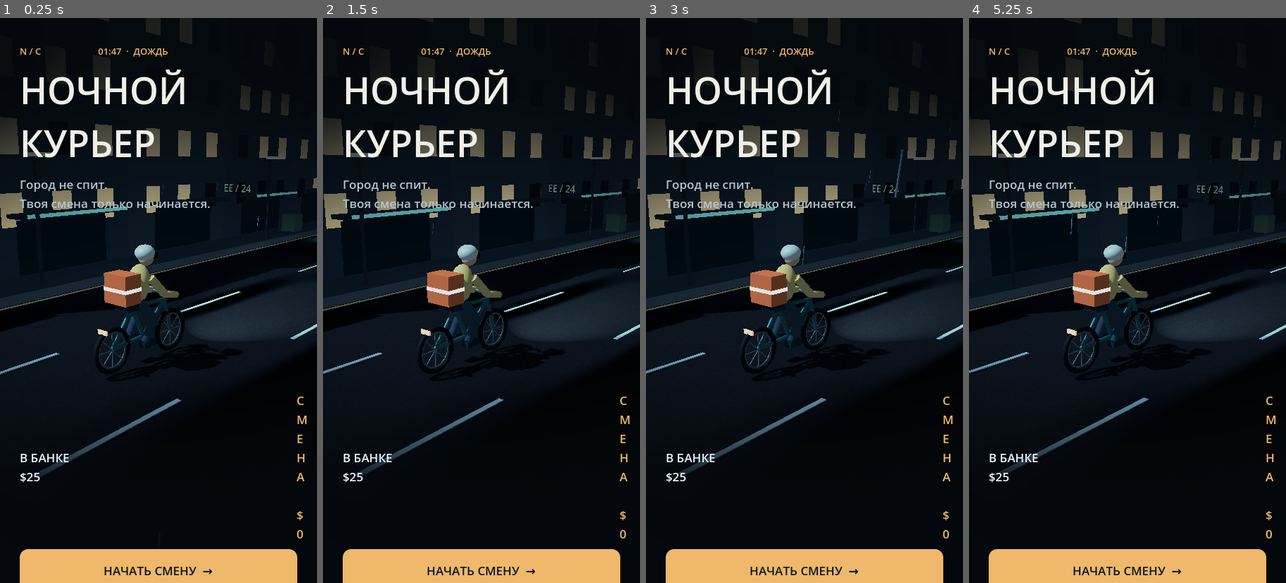
Above: before the commit, frames 1-4 (left to right).
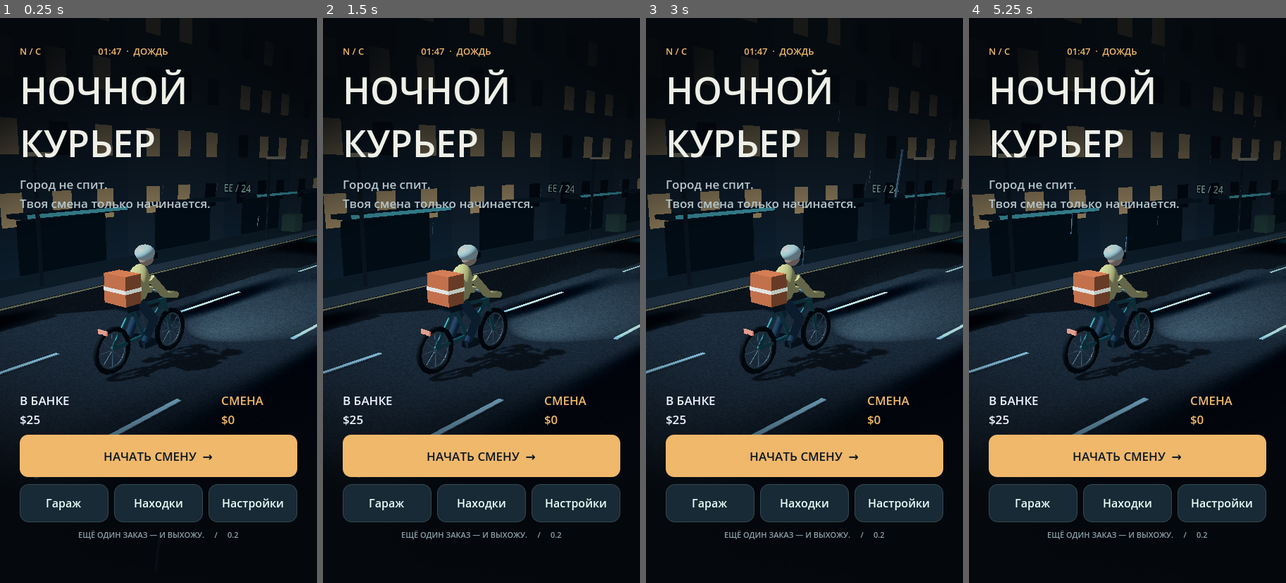
Above: after the commit, the same moments.

Repository: din820553-debug/Game
Game: Godot game, scene res://main.tscn
Same seed, same stepped clock (60 frames per second), same inputs: the game is played once before the commit and once after it.
Inputs (mouse positions are in pixels of both pictures, inside the frame that each line leads up to):
- Up to frame 1 (0.25 s): no input
- Up to frame 2 (1.5 s): click (576, 503) at 0.5 s, where only the run after the commit has a clickable "Настройки"; click (481, 385) at 1.25 s, where only the run after the commit has a clickable "ГОТОВО"
- Up to frame 3 (3 s): click "НАЧАТЬ СМЕНУ →" at 2 s; click "Главное меню" at 2.75 s
- Up to frame 4 (5.25 s): click "НАЧАТЬ СМЕНУ →" at 3.5 s; click "ПОНЯТНО · К ЗАКАЗАМ" at 4.25 s; click "Главное меню" at 5 s

The runs differ from the first frame. In frame 1, 28% of the frame differs, in the area x 0-100%, y 23-100%; in frame 2, 28%, in the area x 0-100%, y 8-100%; in frame 3, 28%; in frame 4, 28%.

Commit message:
Keep home actions on screen and frame courier above touch controls

Diff:
--- a/scripts/city.gd
+++ b/scripts/city.gd
@@ -37,7 +37,7 @@
 	if emission:
 		result.emission_enabled = true
 		result.emission = color
-		result.emission_energy_multiplier = 1.35
+		result.emission_energy_multiplier = 0.70
 	materials[key] = result
 	return result
 
@@ -98,7 +98,7 @@
 	environment.background_color = Color("#081521")
 	environment.ambient_light_source = Environment.AMBIENT_SOURCE_COLOR
 	environment.ambient_light_color = Color("#91abc4")
-	environment.ambient_light_energy = 0.48
+	environment.ambient_light_energy = 0.70
 	environment.tonemap_mode = Environment.TONE_MAPPER_FILMIC
 	sky.environment = environment
 	add_child(sky)
@@ -291,7 +291,7 @@
 	view = value
 	if immediate:
 		camera.position = Vector3(5.6, 3.3, 10) if view == "menu" else Vector3(0, 13.8, 14)
-		camera.look_at(Vector3(0, 1.0, 3.6) if view == "menu" else Vector3(0, 0, -9))
+		camera.look_at(Vector3(0, 1.0, 3.6) if view == "menu" else Vector3(0, 0, -2))
 
 func start(id):
 	clear_traffic()
@@ -348,7 +348,7 @@
 	camera.position = camera.position.lerp(desired, minf(1, delta * 6))
 	if shake_left > 0:
 		camera.position.x += sin(clock * 92) * shake_left * 0.22
-	camera.look_at(Vector3(0, 1.0, 3.6) if view == "menu" else Vector3(0, 0, -9))
+	camera.look_at(Vector3(0, 1.0, 3.6) if view == "menu" else Vector3(0, 0, -2))
 	for i in range(rain_node.multimesh.visible_instance_count):
 		var p = rain_positions[i]
 		p.y -= delta * 17
--- a/scripts/main.gd
+++ b/scripts/main.gd
@@ -637,7 +637,9 @@
 	bottom.add_child(stats)
 	var bank = text_label(stats, "В БАНКЕ\n" + money(game.profile["bank"]), 17)
 	bank.size_flags_horizontal = Control.SIZE_EXPAND_FILL
-	text_label(stats, "СМЕНА\n" + money(game.profile["shift"]), 17, AMBER)
+	var shift_label = text_label(stats, "СМЕНА\n" + money(game.profile["shift"]), 17, AMBER)
+	shift_label.autowrap_mode = TextServer.AUTOWRAP_OFF
+	shift_label.custom_minimum_size.x = 108
 	var start = primary_button(bottom, "ПРОДОЛЖИТЬ СМЕНУ  →" if game.profile["streak"] > 0 else "НАЧАТЬ СМЕНУ  →", begin_shift)
 	start.name = "StartShift"
 	var nav = HBoxContainer.new()
--- a/shaders/wet_road.gdshader
+++ b/shaders/wet_road.gdshader
@@ -23,10 +23,10 @@
 	float puddle = smoothstep(0.42, 0.72, noise(p * vec2(0.75, 0.18)));
 	float ripple = sin(p.y * 31.0 + TIME * 3.0) * sin(p.x * 43.0 - TIME * 2.0);
 	float wet = detailed ? puddle : 0.35;
-	ALBEDO = mix(vec3(0.065, 0.079, 0.094), vec3(0.018, 0.030, 0.047), wet);
+	ALBEDO = mix(vec3(0.13, 0.15, 0.17), vec3(0.045, 0.065, 0.085), wet);
 	ALBEDO *= 0.82 + grain * 0.35;
 	ROUGHNESS = mix(0.72, 0.14, wet);
-	METALLIC = wet * 0.5;
+	METALLIC = wet * 0.28;
 	float pools = pow(max(0.0, cos(p.y * 0.52)), 8.0);
 	float left = exp(-pow((p.x + 3.9) * 1.5, 2.0));
 	float right = exp(-pow((p.x - 3.9) * 1.5, 2.0));
--- a/tests/capture.gd
+++ b/tests/capture.gd
@@ -37,6 +37,7 @@
 	app.city.obstacles[0].position.z = -7
 	app.city.spawn_car()
 	app.city.obstacles[1].position = Vector3(-2.8, 0, -18)
+	app.toast.hide()
 	await snap("02-ride", true)
 	app.game.run["current_event"] = app.game.events[0]
 	app.show_event()
